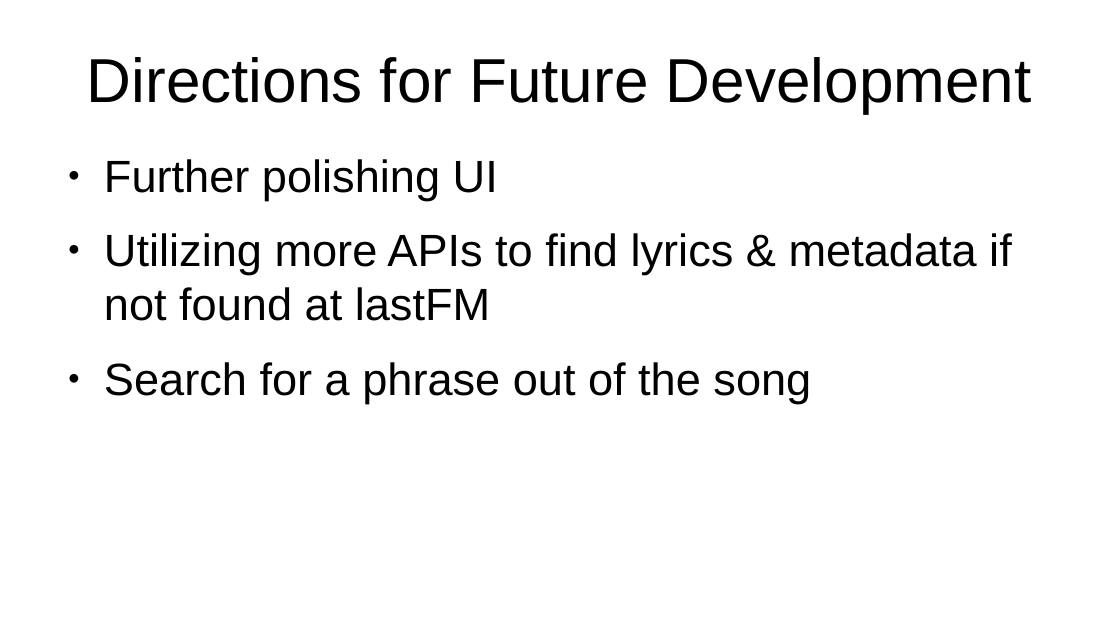
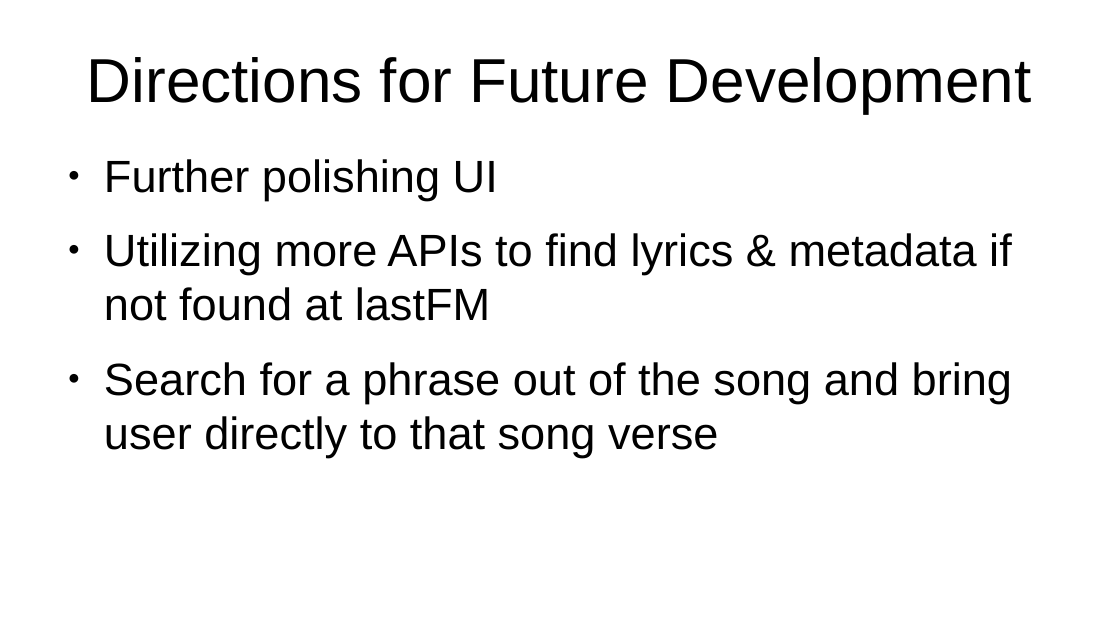
Before and after one commit to alexm1937/what-is-that-song, a slide deck: slide 9 of presentation.odp (slide 7 before the commit). Drawn at 1120x630 pixels with LibreOffice and Linux fonts; fonts in the diff are those of the drawing. Boxes give left, top, right and bottom in pixels: in the first picture for what was removed or moved away, otherwise in the second. Text is boxed around its words. In the diff, an @@ line names an element or a change of style, - is before the commit and + after.

```diff
--- a/presentation.odp
+++ b/presentation.odp
@@ text at (104, 362, 1012, 457): text changed @@
-● Search for a phrase out of the song
+● Search for a phrase out of the song and bring user directly to that song verse
```
Also in this commit, not shown: 3 other slides changed, 3 slides added, 1 slide removed, 1 other file.
